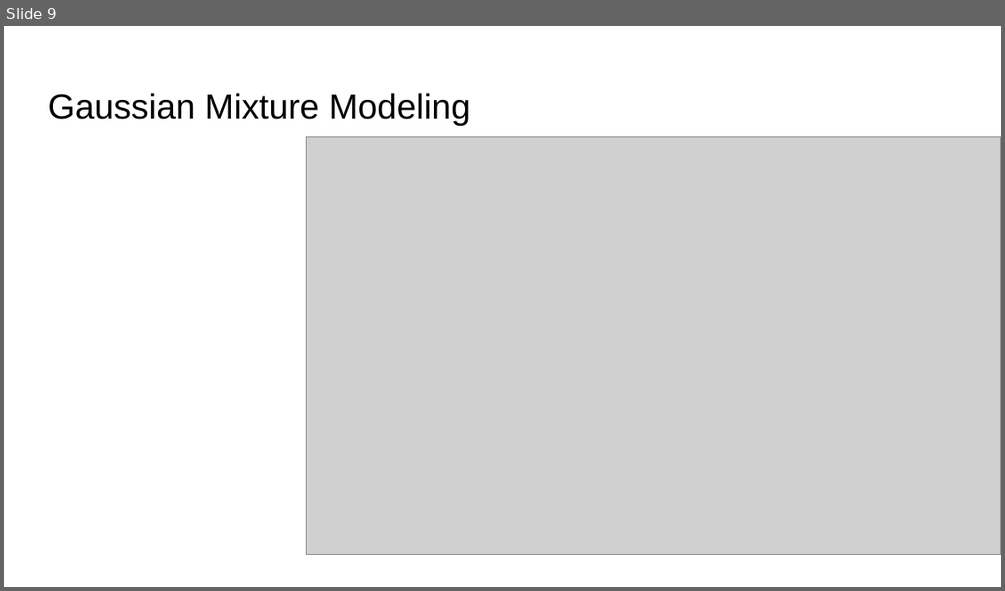
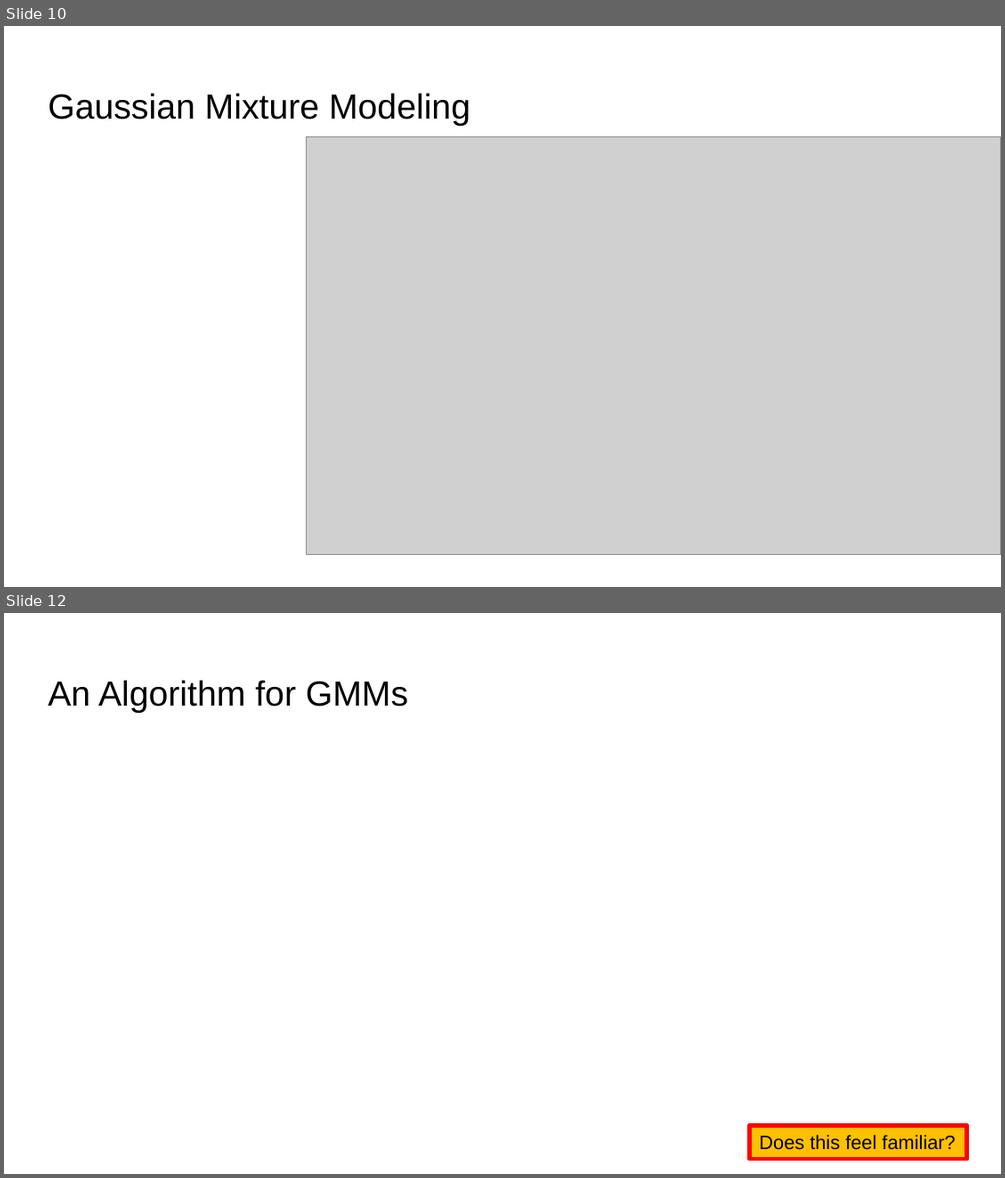
Before and after one commit to BrownCSCI410/f25-website, a slide deck: src/Components/Lectures/slides/GaussianMixtureModels.pptx. Shown one above the other, each under a label of ours: slide 9 before the commit, slides 10 and 12 after it; the slides between them are not shown. The pictures are 1005x591 and 1005x1178 pixels, drawn with LibreOffice and Linux fonts; fonts in the diff are those of the drawing; grey boxes stand for pictures. Boxes give left, top, right and bottom in pixels: in the first picture for what was removed or moved away, otherwise in the second. Text is boxed around its words. In the diff, an @@ line names an element or a change of style, - is before the commit and + after.

```diff
--- a/src/Components/Lectures/slides/GaussianMixtureModels.pptx
+++ b/src/Components/Lectures/slides/GaussianMixtureModels.pptx
@@ slide 12 added at box(4, 613, 1001, 1174), background #FFFFFF @@
@@ title added at box(48, 680, 408, 713), 25.2 pt, text #000000 @@
+An Algorithm for GMMs
@@ rectangle added at box(750, 1126, 967, 1159), fill #FFC000, outline #FF0000 3 pt, 14 pt, text #000000 @@
+Does this feel familiar?
@@ what was slide 9 is now slide 10 @@
```
Also in this commit, not shown: 4 other slides added.
